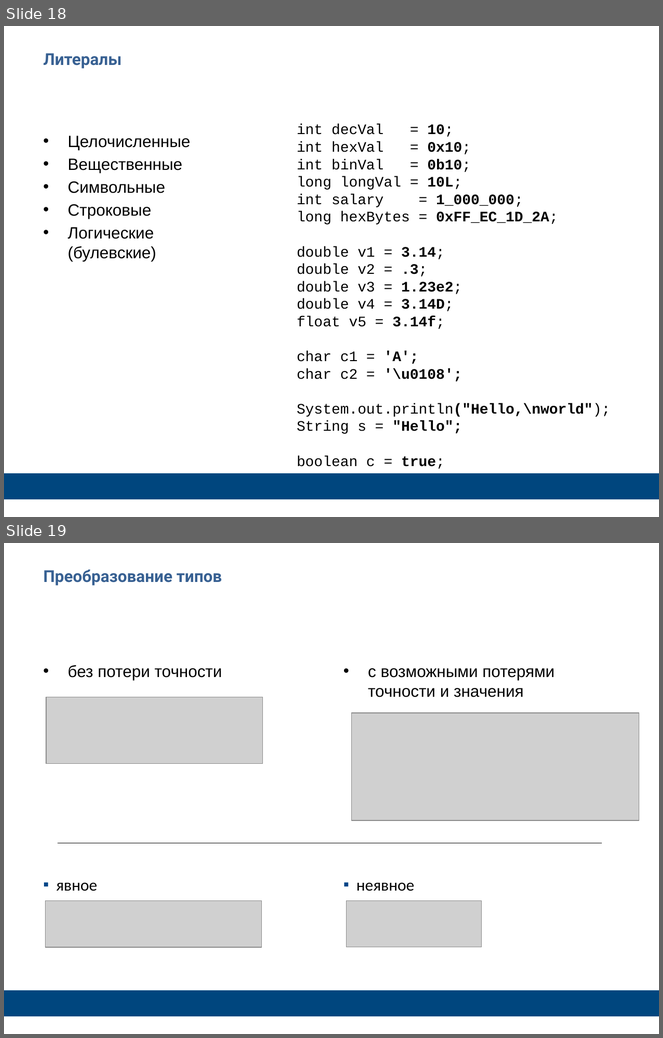
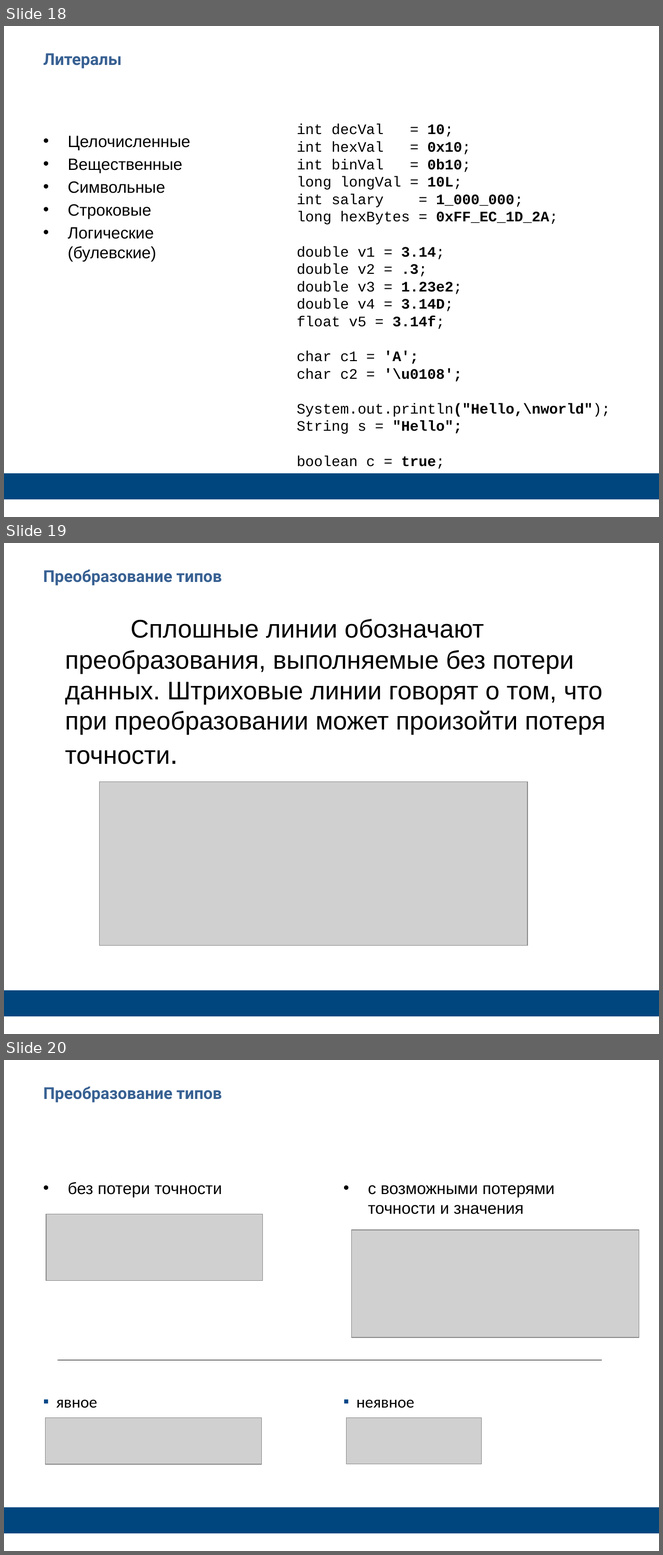
Before and after one commit to java-basic-tutorial/lessons, a slide deck: lesson01/java01.pptx. Shown one above the other, each under a label of ours: slides 18 and 19 before the commit, slides 18, 19 and 20 after it. The pictures are 663x1038 and 663x1555 pixels, drawn with LibreOffice and Linux fonts; fonts in the diff are those of the drawing; grey boxes stand for pictures. Boxes give left, top, right and bottom in pixels: in the first picture for what was removed or moved away, otherwise in the second. Text is boxed around its words. In the diff, an @@ line names an element or a change of style, - is before the commit and + after.

Commit message:
Added presentations

```diff
--- a/lesson01/java01.pptx
+++ b/lesson01/java01.pptx
@@ slide 19 added at bbox=[4, 543, 659, 1034], background #FFFFFF; not listed: 1 template element that a slide beside it also shows @@
@@ text added at bbox=[38, 570, 349, 630], 36 pt, text #FFFFFF @@
+Таблица неявного преобразования типов
@@ text added at bbox=[43, 570, 222, 586], 18 pt, text #376092, bold @@
+Преобразование типов
@@ text added at bbox=[65, 619, 606, 765], 28 pt, text #000000 @@
+Сплошные линии обозначают преобразования, выполняемые без потери данных. Штриховые линии говорят о том, что при преобразовании может произойти потеря точности.
@@ picture added at bbox=[100, 782, 528, 946] @@
@@ what was slide 19 is now slide 20 @@
```
Also in this commit, not shown: 3 other files.
